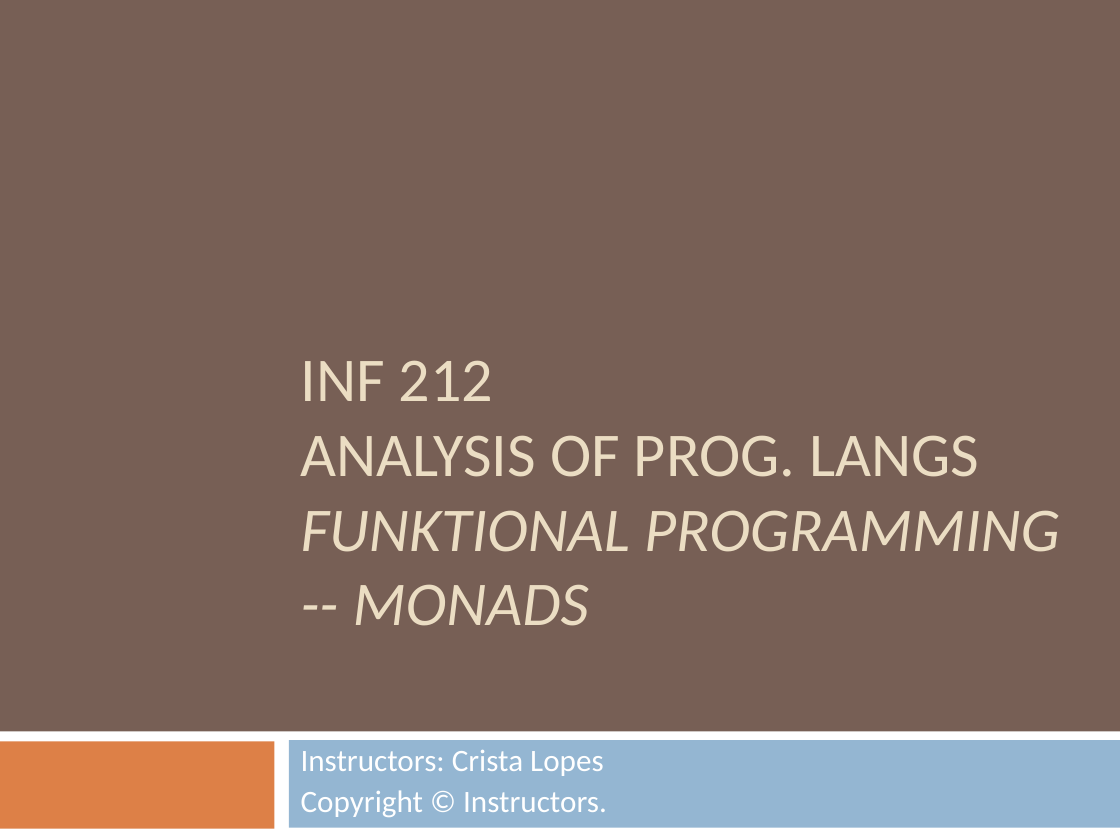
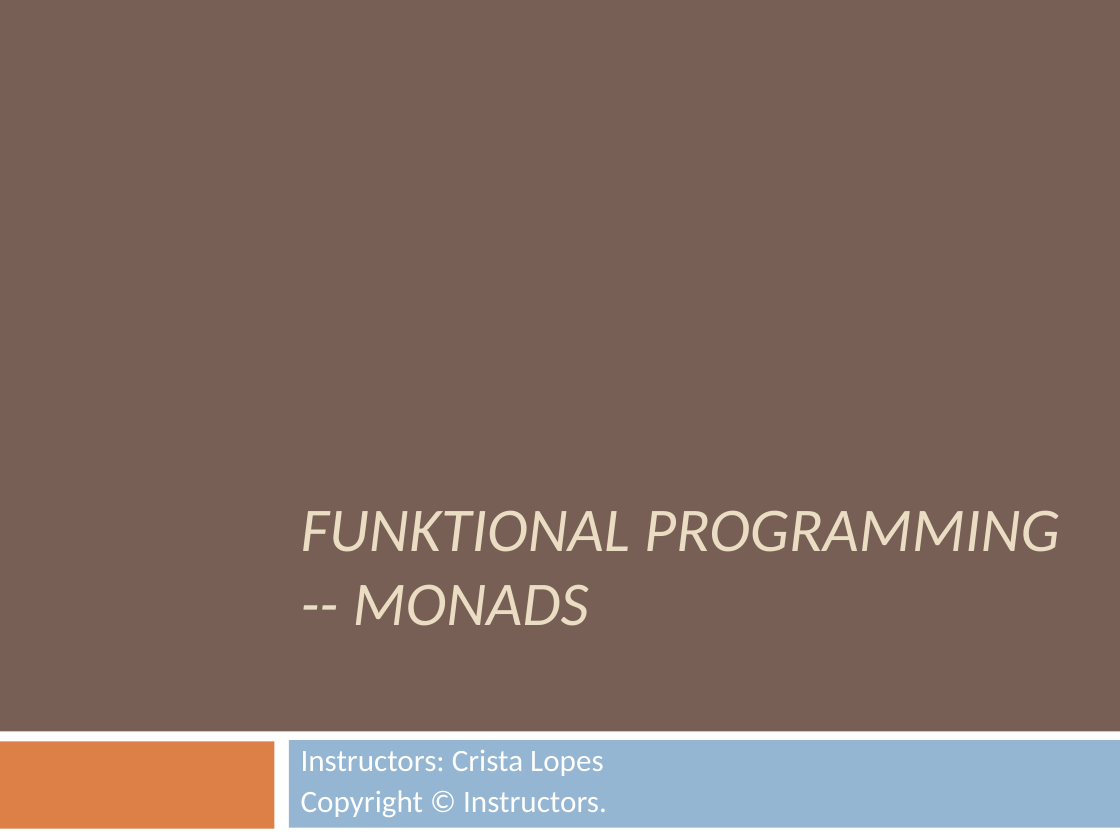
Before and after one commit to crista/EPS-slides, a slide deck: slide 1 of EPS-Monads.ppt. Drawn at 1120x840 pixels with LibreOffice and Linux fonts; fonts in the diff are those of the drawing. Boxes give left, top, right and bottom in pixels: in the first picture for what was removed or moved away, otherwise in the second. Text is boxed around its words. In the diff, an @@ line names an element or a change of style, - is before the commit and + after.

```diff
--- a/EPS-Monads.ppt
+++ b/EPS-Monads.ppt
@@ title at (301,510,1060,626): text changed @@
-INF 212
-ANALYSIS OF PROG. LANGS
-FUNKTIONAL PROGRAMMING
--- MONADS
+FUNKTIONAL PROGRAMMING
+-- MONADS
```
Also in this commit, not shown: 8 other files.
